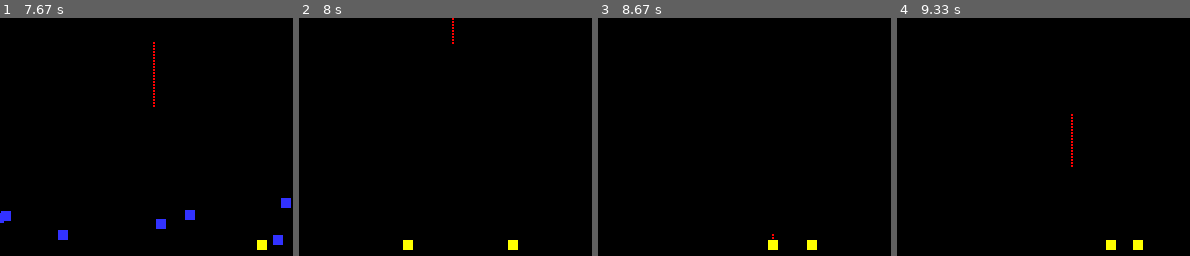
Above: before the commit, frames 1-4 (left to right).
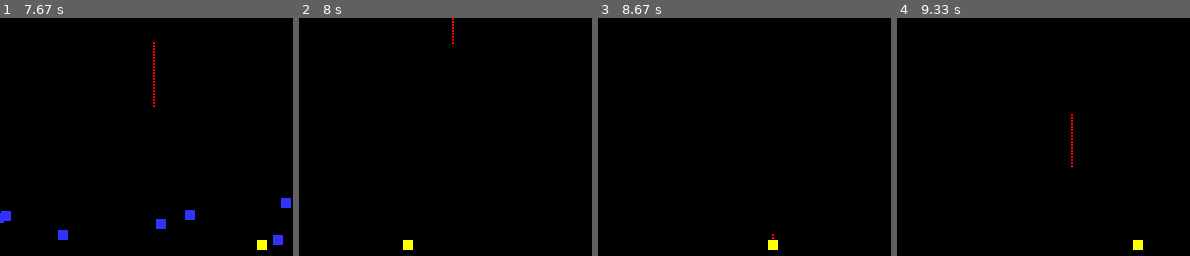
Above: after the commit, the same moments.

Repository: cduck1/dukecw-classwork
Game: pygame game, started from invaders.py
Same seed, same stepped clock (60 frames per second), same inputs: the game is played once before the commit and once after it.
Inputs:
- Up to frame 1 (7.67 s): hold Right 0.33-0.8 s; hold Up 0.83-1.13 s; hold Right 1.17-1.63 s; hold Left 1.67-2.2 s; hold Left 2.23-2.63 s; hold Up 2.67-3.03 s; hold Right 3.07-3.7 s; hold Left 3.73-4.2 s; hold Right 4.23-4.7 s; hold Up 4.73-5.03 s; hold Right 5.07-5.53 s; hold Left 5.57-6.1 s; hold Left 6.13-6.53 s; hold Up 6.57-6.93 s; hold Right 6.97-7.6 s; hold Left from 7.63 s (still down)
- Up to frame 2 (8 s): keep holding Left
- Up to frame 3 (8.67 s): release Left at 8.1 s; hold Right 8.13-8.6 s; hold Up from 8.63 s (still down)
- Up to frame 4 (9.33 s): release Up at 8.93 s; hold Right from 8.97 s (still down)
The pictures show only the part of the screen within x 31-81%, y 50-100%; the shares and areas given below are measured in that part.

Frame 1 is identical in both runs. In frame 2, 0.1% of the frame differs, in the area x 71-75%, y 93-98%; in frame 3, 0.1%; in frame 4, 0.1%.

Commit message:
Update invaders.py

Diff:
--- a/invaders.py
+++ b/invaders.py
@@ -173,6 +173,7 @@
             print("Lives: " + str(lives))
             for my_invader in invader_group:
                 my_invader.rect.y = random.randrange(-50, 0)
+            my_player.kill()
             gameLoop(lives, score)
 
         # -- Screen background is BLACK
